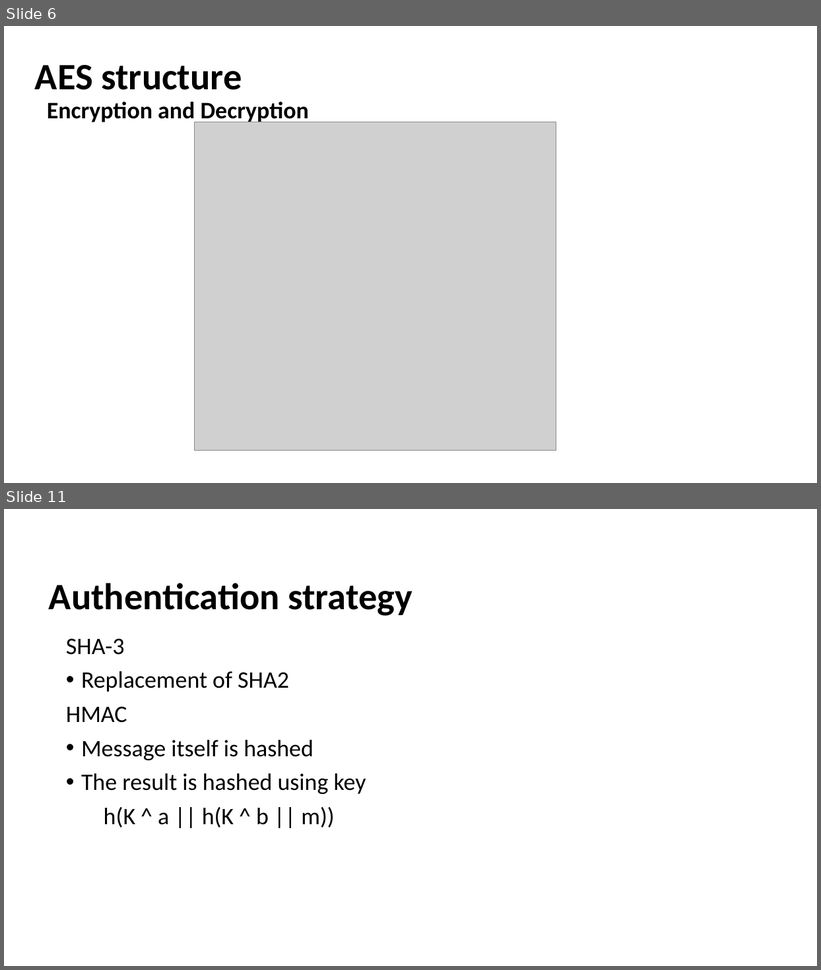
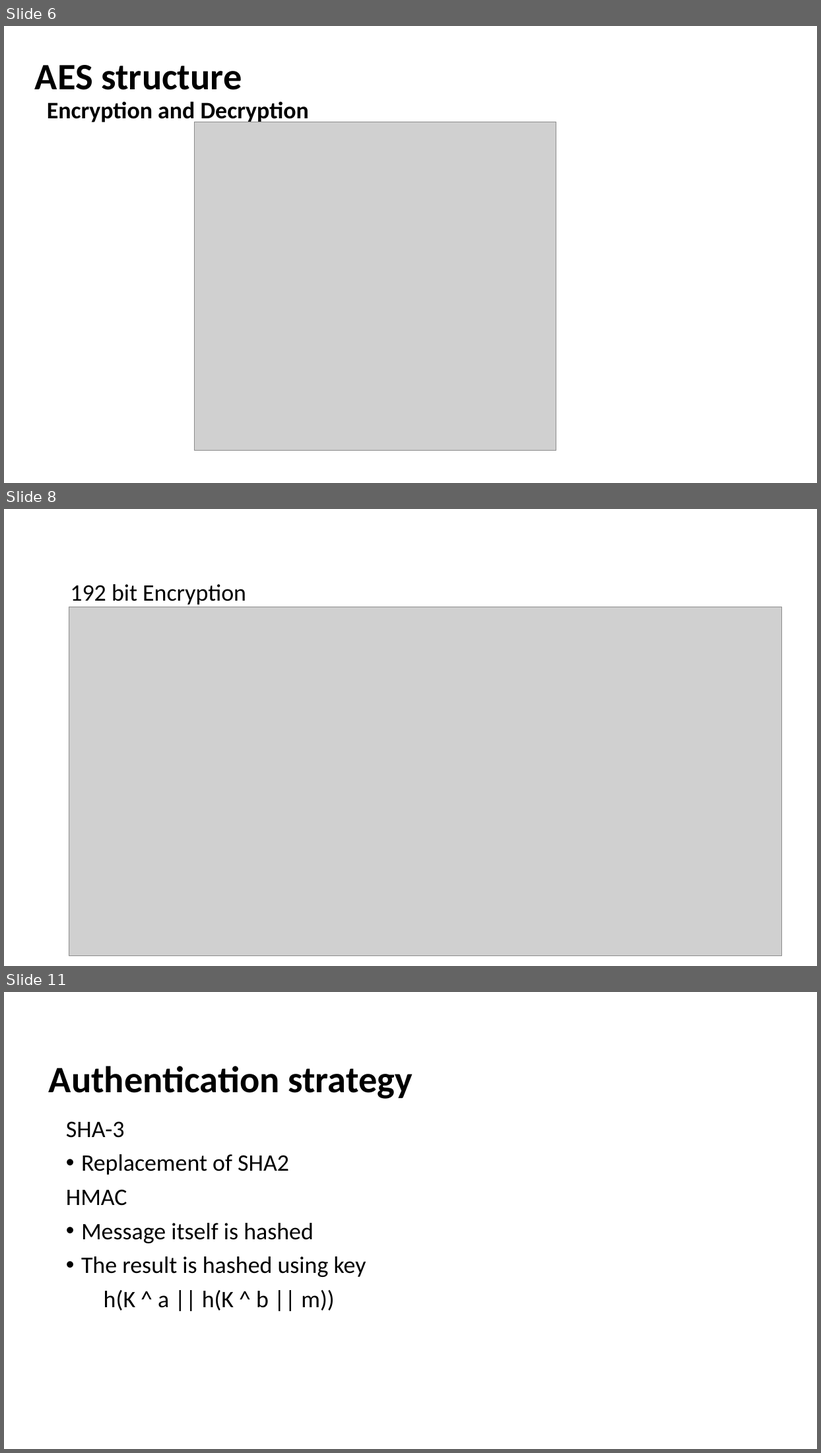
Before and after one commit to himajakethiri/securityalgorithm, a slide deck: Final Project/Advanced Encryption Standard(AES).pptx. Shown one above the other, each under a label of ours: slides 6 and 11 before the commit, slides 6, 8 and 11 after it; the slides between them are not shown. The pictures are 821x970 and 821x1453 pixels, drawn with LibreOffice and Linux fonts; fonts in the diff are those of the drawing; grey boxes stand for pictures. Boxes give left, top, right and bottom in pixels: in the first picture for what was removed or moved away, otherwise in the second. Text is boxed around its words. In the diff, an @@ line names an element or a change of style, - is before the commit and + after.

```diff
--- a/Final Project/Advanced Encryption Standard(AES).pptx
+++ b/Final Project/Advanced Encryption Standard(AES).pptx
@@ slide 8 added at [4, 509, 817, 966], background #FFFFFF @@
@@ text added at [70, 584, 246, 605], 28 pt, text #000000 @@
+192 bit Encryption
@@ picture added at [69, 607, 781, 956] @@
```
Also in this commit, not shown: 4 slides changed, 2 other slides added, 3 slides removed.
